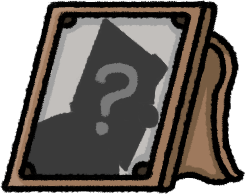
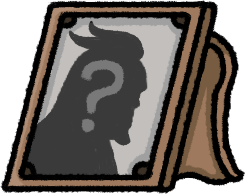
Revision of a layered 245 x 194 image; what changed, layer by layer:
painted on "INTERROGACAO" over [25, 18, 169, 181]
hid group "Carta General" (4 layers) over [25, 18, 169, 181]
painted on "Pintar camada 3 Mescladas" (1st of 2, in "ROUNDS" › "Carta General") over [25, 18, 169, 181]
painted on "Pintar camada 6" (1st of 10, in "ROUNDS" › "Carta General") over [25, 18, 169, 181]
painted on "Pintar camada 3" (1st of 11, in "ROUNDS" › "Carta General") over [25, 18, 169, 181]
showed group "Catterpillar" (4 layers) over [25, 18, 169, 181]
painted on "Copiar de Pintar camada 3 Mescladas" (3rd of 8, in "ROUNDS" › "Catterpillar") over [25, 18, 169, 181]
painted on "Pintar camada 6" (5th of 10, in "ROUNDS" › "Catterpillar") over [25, 18, 169, 181]
painted on "Pintar camada 3" (5th of 11, in "ROUNDS" › "Catterpillar") over [25, 18, 169, 181]
